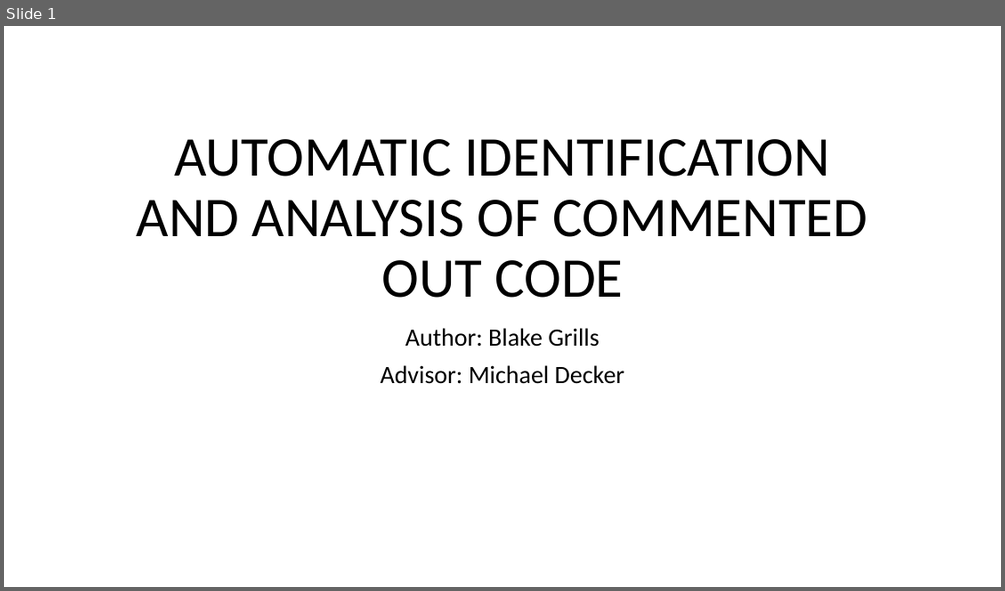
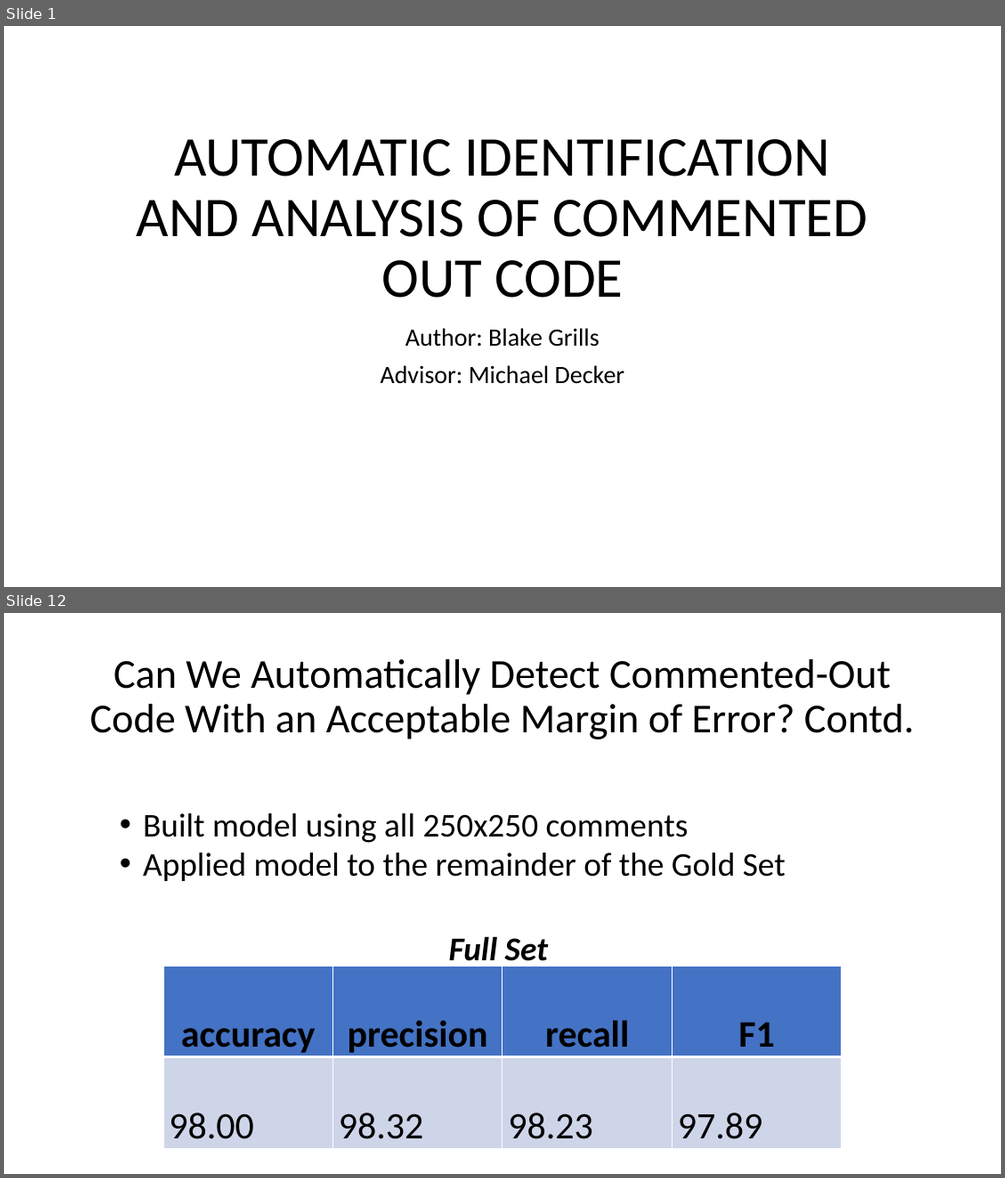
Before and after one commit to mjdecker/Commented-out-Code-Analysis, a slide deck: AUTOMATIC IDENTIFICATION AND ANALYSIS OF COMMENTED OUT CODE.pptx. Shown one above the other, each under a label of ours: slide 1 before the commit, slides 1 and 12 after it; the slides between them are not shown. The pictures are 1005x591 and 1005x1178 pixels, drawn with LibreOffice and Linux fonts; fonts in the diff are those of the drawing. Boxes give left, top, right and bottom in pixels: in the first picture for what was removed or moved away, otherwise in the second. Text is boxed around its words. In the diff, an @@ line names an element or a change of style, - is before the commit and + after.

```diff
--- a/AUTOMATIC IDENTIFICATION AND ANALYSIS OF COMMENTED OUT CODE.pptx
+++ b/AUTOMATIC IDENTIFICATION AND ANALYSIS OF COMMENTED OUT CODE.pptx
@@ slide 12 added at (4,613,1001,1174), background #FFFFFF @@
@@ title added at (90,659,914,739), 39.6 pt, text #000000 @@
+Can We Automatically Detect Commented-Out Code With an Acceptable Margin of Error? Contd.
@@ text added at (143,813,785,881), 32 pt, text #000000 @@
+• Built model using all 250x250 comments
+• Applied model to the remainder of the Gold Set
@@ text added at (449,936,548,969), 32 pt, text #000000, bold, italic @@
+Full Set
@@ table added at (163,965,842,1143), 2 rows, 4 columns @@
+accuracy | precision | recall | F1
+98.00 | 98.32 | 98.23 | 97.89
```
Also in this commit, not shown: 6 slides changed, 6 other slides added, 3 slides removed.
